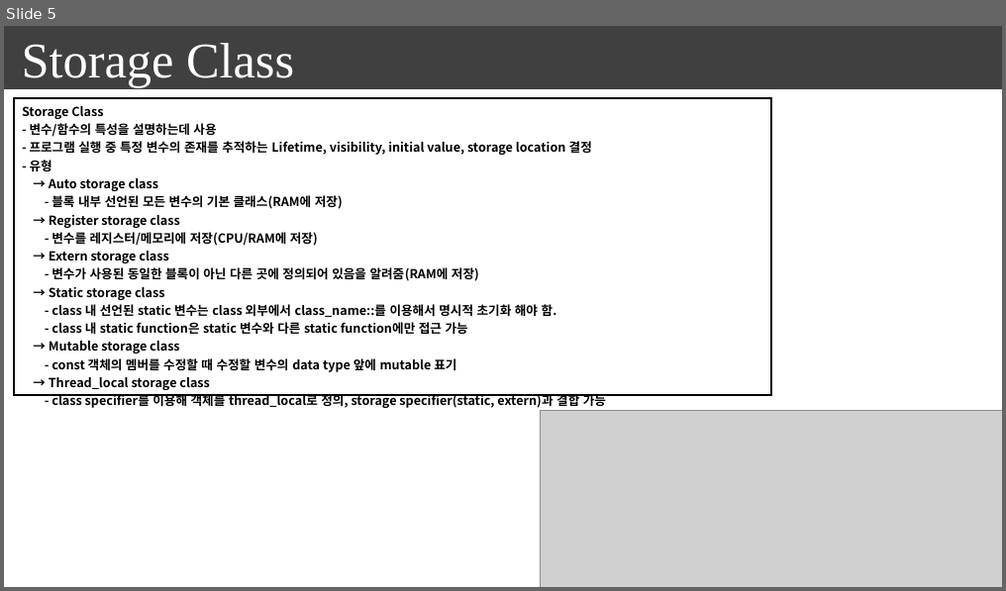
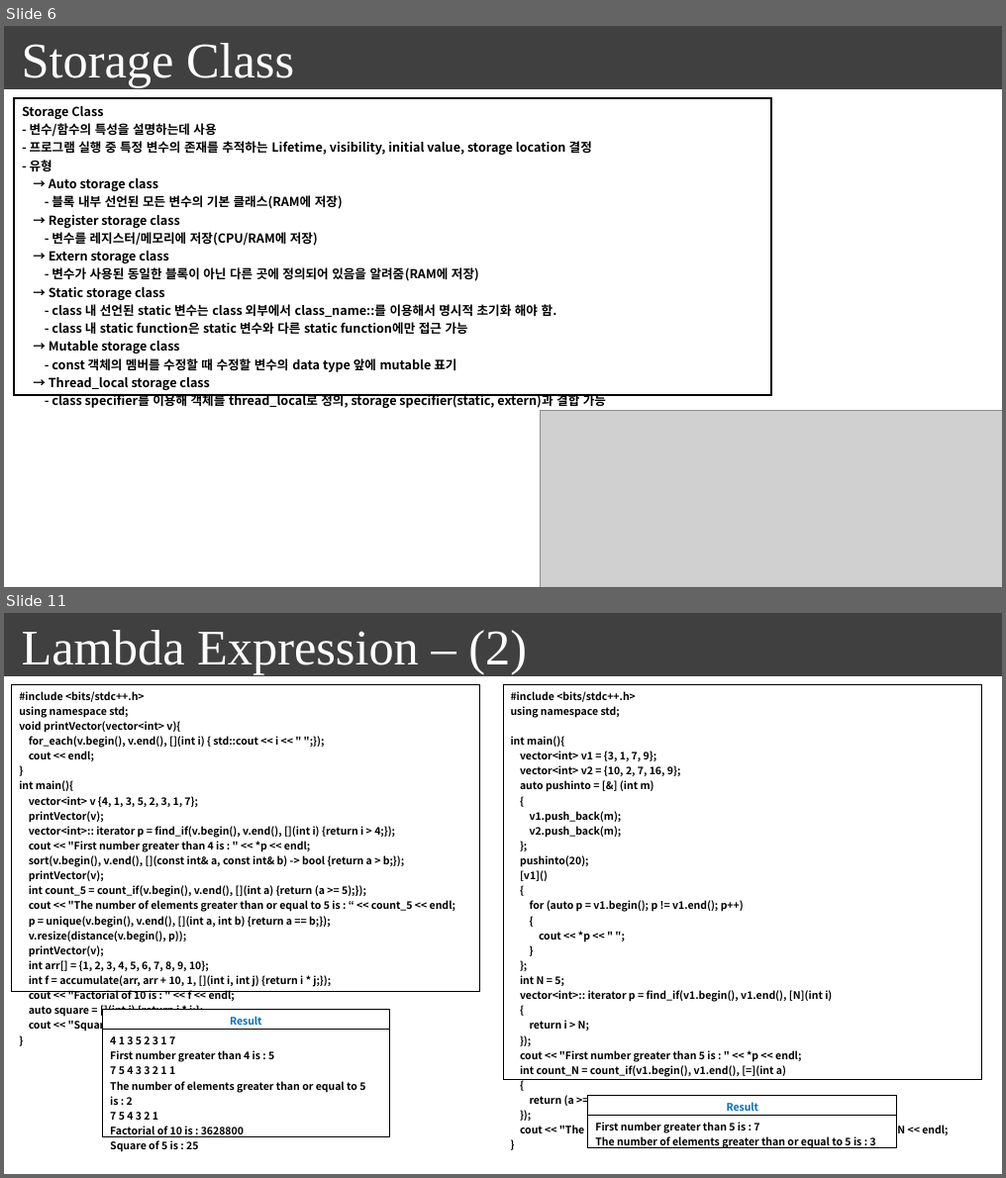
Before and after one commit to seonghokim/Study, a slide deck: everything in c++.pptx. Shown one above the other, each under a label of ours: slide 5 before the commit, slides 6 and 11 after it; the slides between them are not shown. The pictures are 1006x591 and 1006x1178 pixels, drawn with LibreOffice and Linux fonts; fonts in the diff are those of the drawing; grey boxes stand for pictures. Boxes give left, top, right and bottom in pixels: in the first picture for what was removed or moved away, otherwise in the second. Text is boxed around its words. In the diff, an @@ line names an element or a change of style, - is before the commit and + after.

```diff
--- a/everything in c++.pptx
+++ b/everything in c++.pptx
@@ slide 11 added at (4,613,1002,1174), background #FFFFFF; not listed: 1 template element that a slide beside it also shows @@
@@ text added at (22,630,527,674), 48 pt, text #FFFFFF @@
+Lambda Expression – (2)
@@ table added at (12,685,480,1157), 1 rows, 1 columns @@
+#include <bits/stdc++.h> / using namespace std; / void printVector(vector<int> v){ / for_each(v.begin(), v.end(), [](int i) { std::cout << i << " ";}); / cout << endl; / } / int main(){ / vector<int> v {4, 1, 3, 5, 2, 3, 1, 7}; / printVector(v); / vector<int>:: iterator p = find_if(v.begin(), v.end(), [](int i) {return i > 4;}); / cout << "First number greater than 4 is : " << *p << endl; / sort(v.begin(), v.end(), [](const int& a, const int& b) -> bool {return a > b;}); / printVector(v); / int count_5 = count_if(v.begin(), v.end(), [](int a) {return (a >= 5);}); / cout << "The number of elements greater than or equal to 5 is : “ << count_5 << endl; / p = unique(v.begin(), v.end(), [](int a, int b) {return a == b;}); / v.resize(distance(v.begin(), p)); / printVector(v); / int arr[] = {1, 2, 3, 4, 5, 6, 7, 8, 9, 10}; / int f = accumulate(arr, arr + 10, 1, [](int i, int j) {return i * j;}); / cout << "Factorial of 10 is : " << f << endl; / auto square = [](int i) {return i * i;}; / cout << "Square of 5 is : " << square(5) << endl; / }
@@ table added at (503,685,982,1153), 1 rows, 1 columns @@
+#include <bits/stdc++.h> / using namespace std; / int main(){ / vector<int> v1 = {3, 1, 7, 9}; / vector<int> v2 = {10, 2, 7, 16, 9}; / auto pushinto = [&] (int m) / { / v1.push_back(m); / v2.push_back(m); / }; / pushinto(20); / [v1]() / { / for (auto p = v1.begin(); p != v1.end(); p++) / { / cout << *p << " "; / } / }; / int N = 5; / vector<int>:: iterator p = find_if(v1.begin(), v1.end(), [N](int i) / { / return i > N; / }); / cout << "First number greater than 5 is : " << *p << endl; / int count_N = count_if(v1.begin(), v1.end(), [=](int a) / { / return (a >= N); / }); / cout << "The number of elements greater than or equal to 5 is : " << count_N << endl; / }
@@ table added at (103,1010,389,1154), 2 rows, 1 columns @@
+Result
+4 1 3 5 2 3 1 7 / First number greater than 4 is : 5 / 7 5 4 3 3 2 1 1 / The number of elements greater than or equal to 5 is : 2 / 7 5 4 3 2 1 / Factorial of 10 is : 3628800 / Square of 5 is : 25
@@ table added at (588,1096,897,1153), 2 rows, 1 columns @@
+Result
+First number greater than 5 is : 7 / The number of elements greater than or equal to 5 is : 3
@@ what was slide 5 is now slide 6 @@
```
Also in this commit, not shown: 1 slide changed, 5 other slides added, 2 other files.
